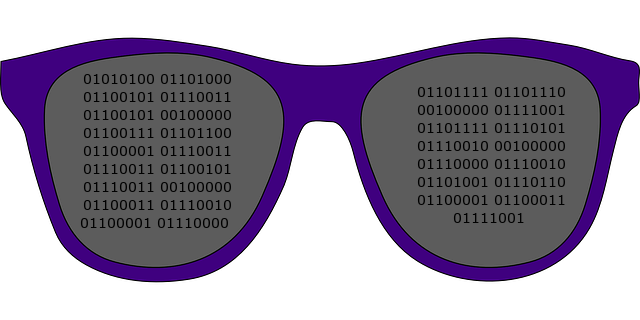
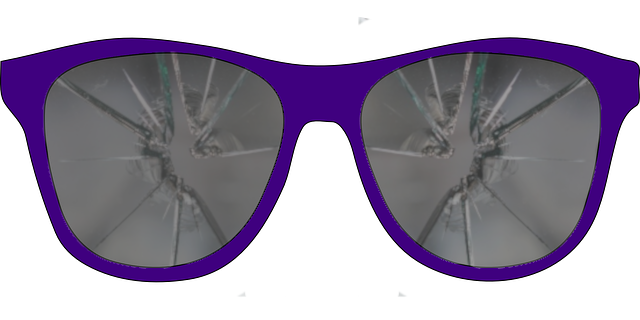
Layer changes from the first 640px x 320px image to the second:
added layer "glass-1497233_640.jpg-Kopie" (30%) above "glass-1497233_640.jpg" over [42, 51, 285, 297]
added layer "glass-1497233_640.jpg" (40%) above "01101111 01101110 00100000 011..." over [358, 17, 602, 297]
hid "01101111 01101110 00100000 011..." over [417, 87, 565, 223]
hid "01010100 01101000 01100101 011..." over [80, 74, 231, 228]
